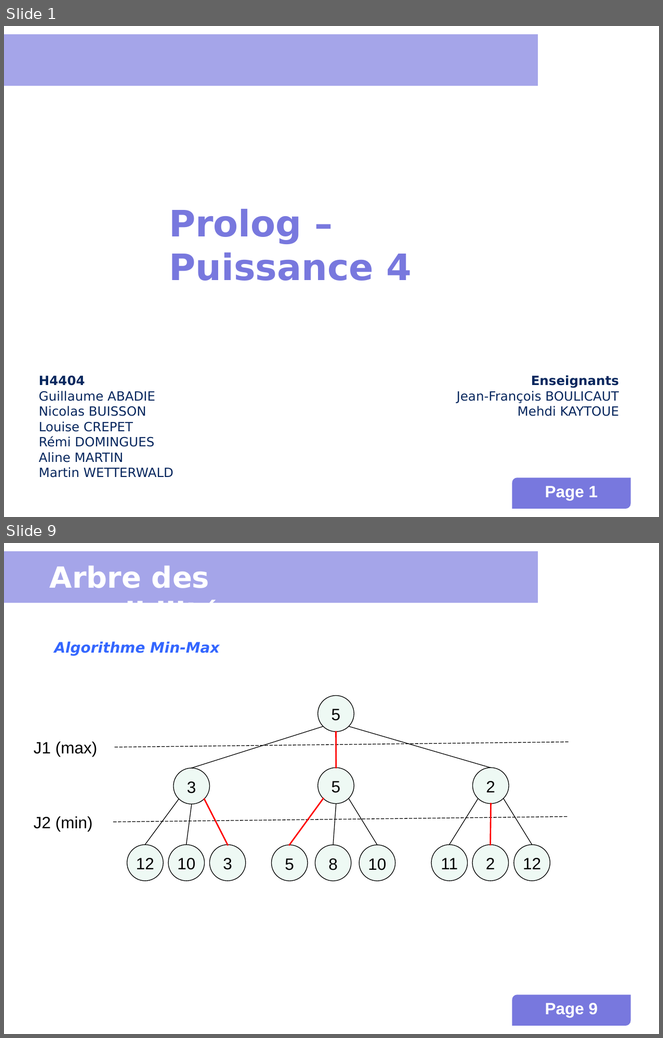
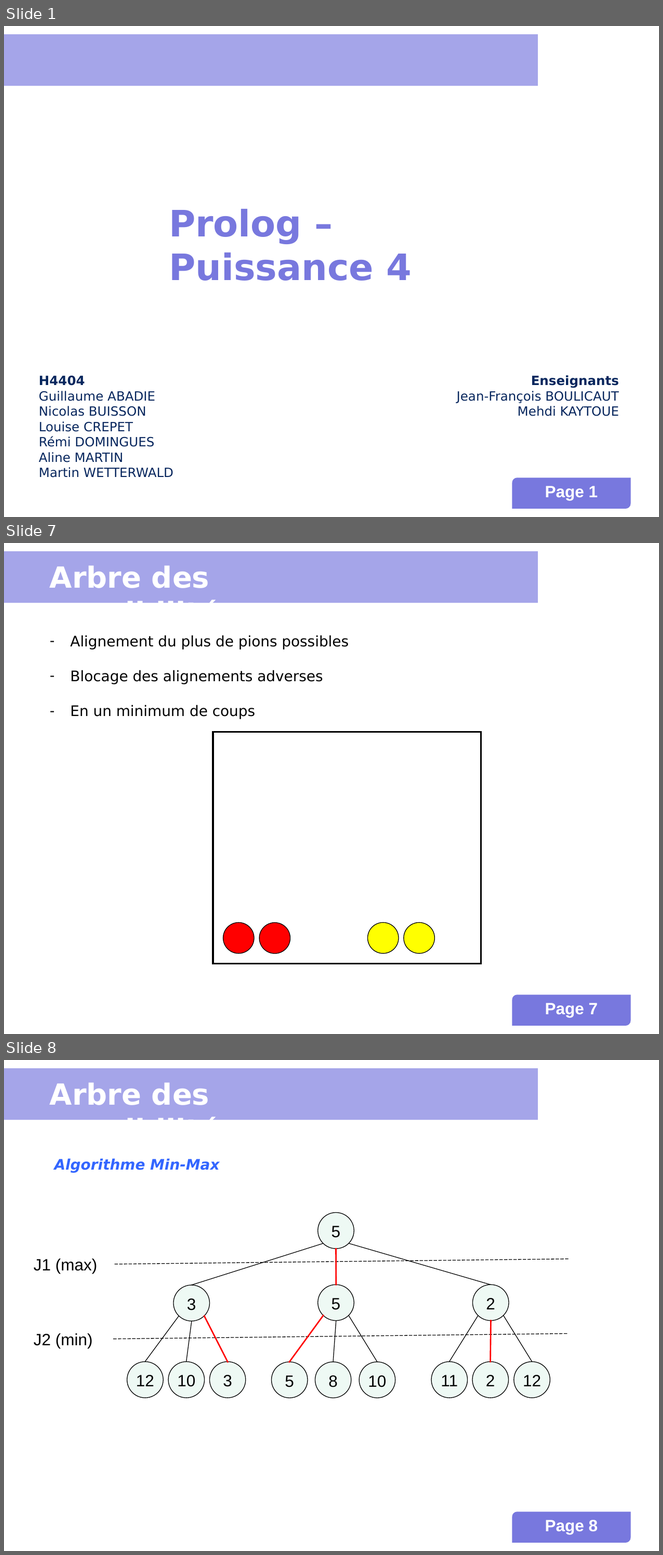
Before and after one commit to INSA-4IF-H4404-2013-2014/Connect-Four, a slide deck: presentation.ppt. Shown one above the other, each under a label of ours: slides 1 and 9 before the commit, slides 1, 7 and 8 after it; the slides between them are not shown. The pictures are 663x1038 and 663x1555 pixels, drawn with LibreOffice and Linux fonts; fonts in the diff are those of the drawing; background and template pictures are left out. Boxes give left, top, right and bottom in pixels: in the first picture for what was removed or moved away, otherwise in the second. Text is boxed around its words. In the diff, an @@ line names an element or a change of style, - is before the commit and + after.

```diff
--- a/presentation.ppt
+++ b/presentation.ppt
@@ slide 7 added at [4, 543, 659, 1034], background #FFFFFF; not listed: 3 template elements that a slide beside it also shows @@
@@ text added at [50, 565, 237, 603], 32 pt, text #FFFFFF, bold @@
+Arbre des possibilités
@@ text added at [70, 635, 349, 719], 16 pt, text #000000 @@
+– Alignement du plus de pions possibles
+– Blocage des alignements adverses
+– En un minimum de coups
@@ rectangle added at [213, 732, 481, 964], fill #FFFFFF, outline #000000 2.01 pt @@
@@ ellipse added at [223, 923, 254, 954], fill #FF0000, outline #000000 0.74 pt @@
@@ ellipse added at [259, 923, 291, 954], fill #FF0000, outline #000000 0.74 pt @@
@@ ellipse added at [367, 923, 399, 954], fill #FFFF00, outline #000000 0.74 pt @@
@@ ellipse added at [404, 923, 435, 954], fill #FFFF00, outline #000000 0.74 pt @@
@@ what was slide 9 is now slide 8 @@
@@ page number at [545, 1520, 598, 1535]: text changed @@
-Page 9
+Page 8
```
Also in this commit, not shown: 9 slides changed, 1 other slide added, 4 slides removed.
